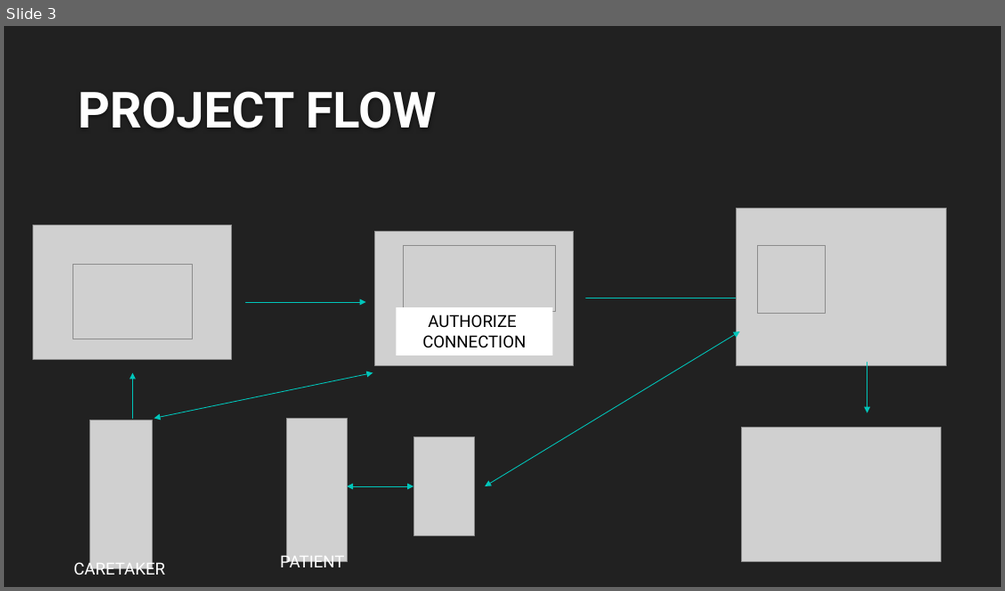
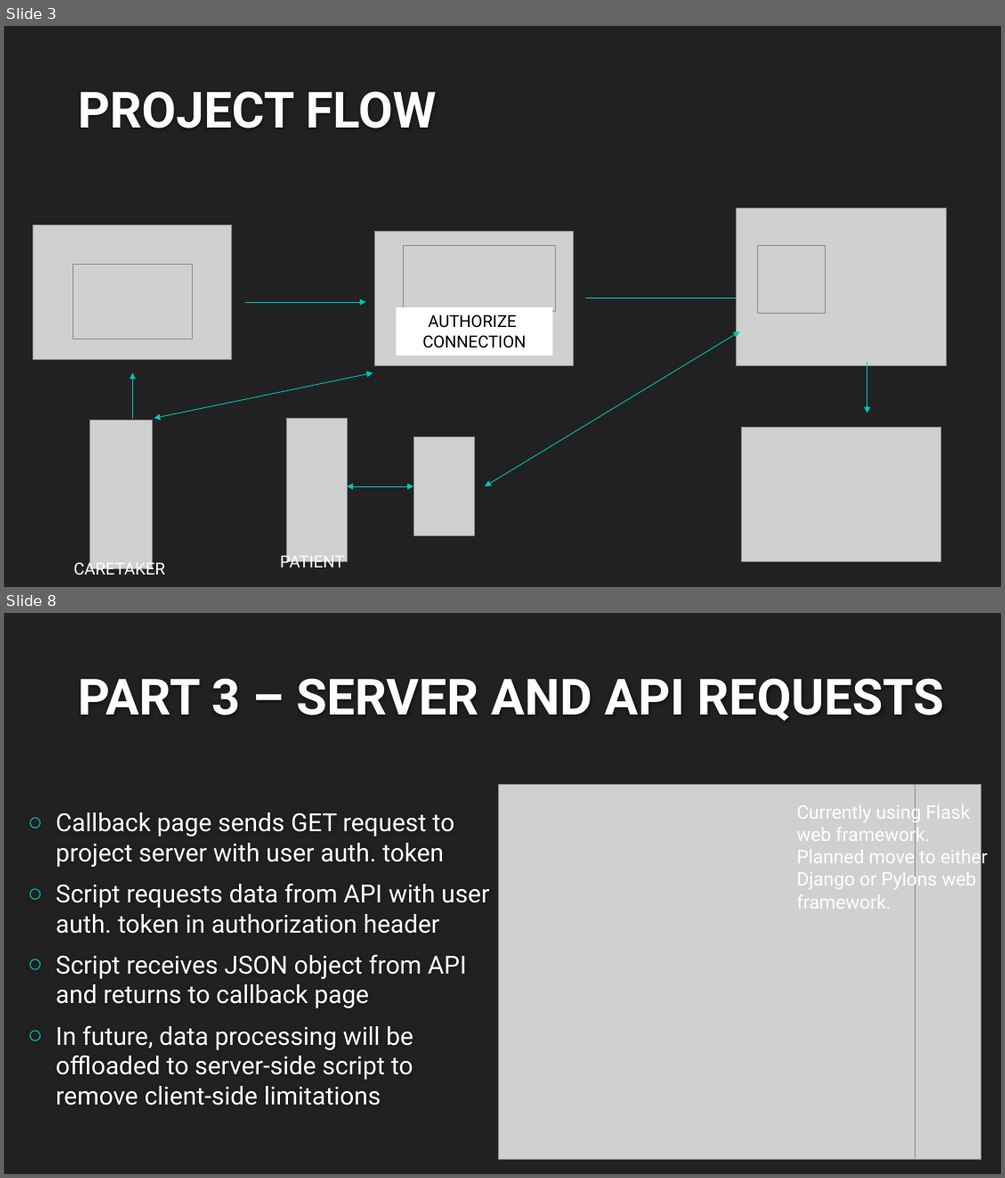
Before and after one commit to ritwikd/gatech, a slide deck: Presentation/Assisted Living.pptx. Shown one above the other, each under a label of ours: slide 3 before the commit, slides 3 and 8 after it; the slides between them are not shown. The pictures are 1005x591 and 1005x1178 pixels, drawn with LibreOffice and Linux fonts; fonts in the diff are those of the drawing; grey boxes stand for pictures; background and template pictures are left out. Boxes give left, top, right and bottom in pixels: in the first picture for what was removed or moved away, otherwise in the second. Text is boxed around its words. In the diff, an @@ line names an element or a change of style, - is before the commit and + after.

```diff
--- a/Presentation/Assisted Living.pptx
+++ b/Presentation/Assisted Living.pptx
@@ slide 8 added at box(4, 613, 1001, 1174), background #212121 @@
@@ title added at box(78, 678, 944, 721), 48 pt, text #FEFEFE, bold @@
+PART 3 – SERVER AND API REQUESTS
@@ picture added at box(498, 785, 914, 1159) @@
@@ picture added at box(816, 785, 980, 1159) @@
@@ text added at box(56, 812, 489, 1105), 24 pt, text #FFFFFF @@
+○ Callback page sends GET request to project server with user auth. token
+○ Script requests data from API with user auth. token in authorization header
+○ Script receives JSON object from API and returns to callback page
+○ In future, data processing will be offloaded to server-side script to remove client-side limitations
@@ text added at box(797, 801, 987, 908), 18 pt, text #FFFFFF @@
+Currently using Flask web framework. Planned move to either Django or Pylons web framework.
```
Also in this commit, not shown: 5 slides changed, 3 other slides added.
